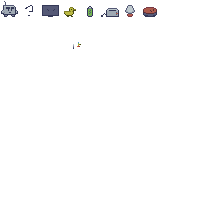
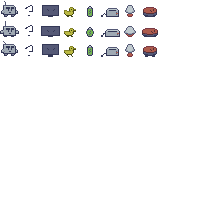
Layers edited between the first and the second 200x200 image:
painted on "Background" over [0, 10, 158, 57]
